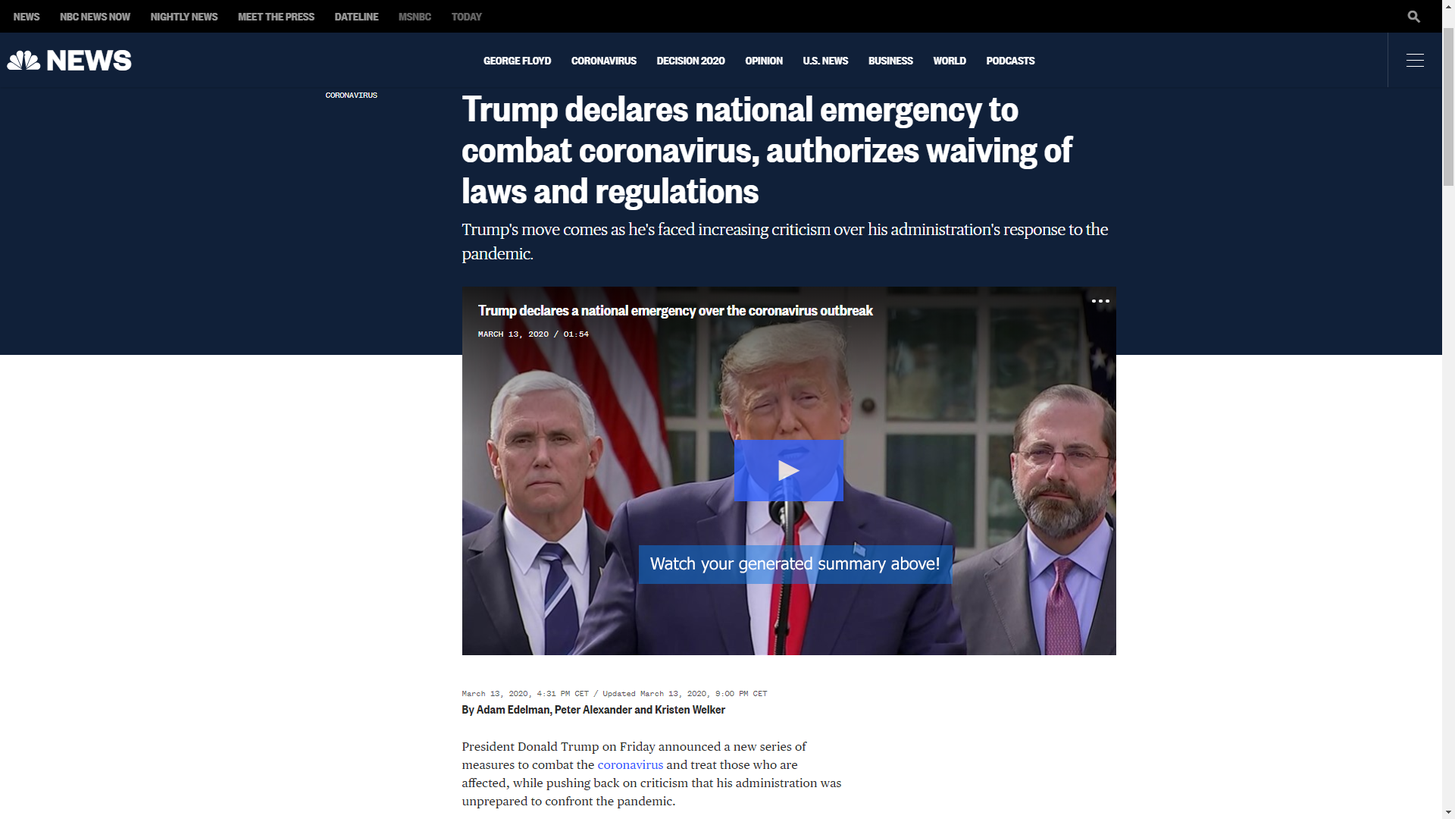
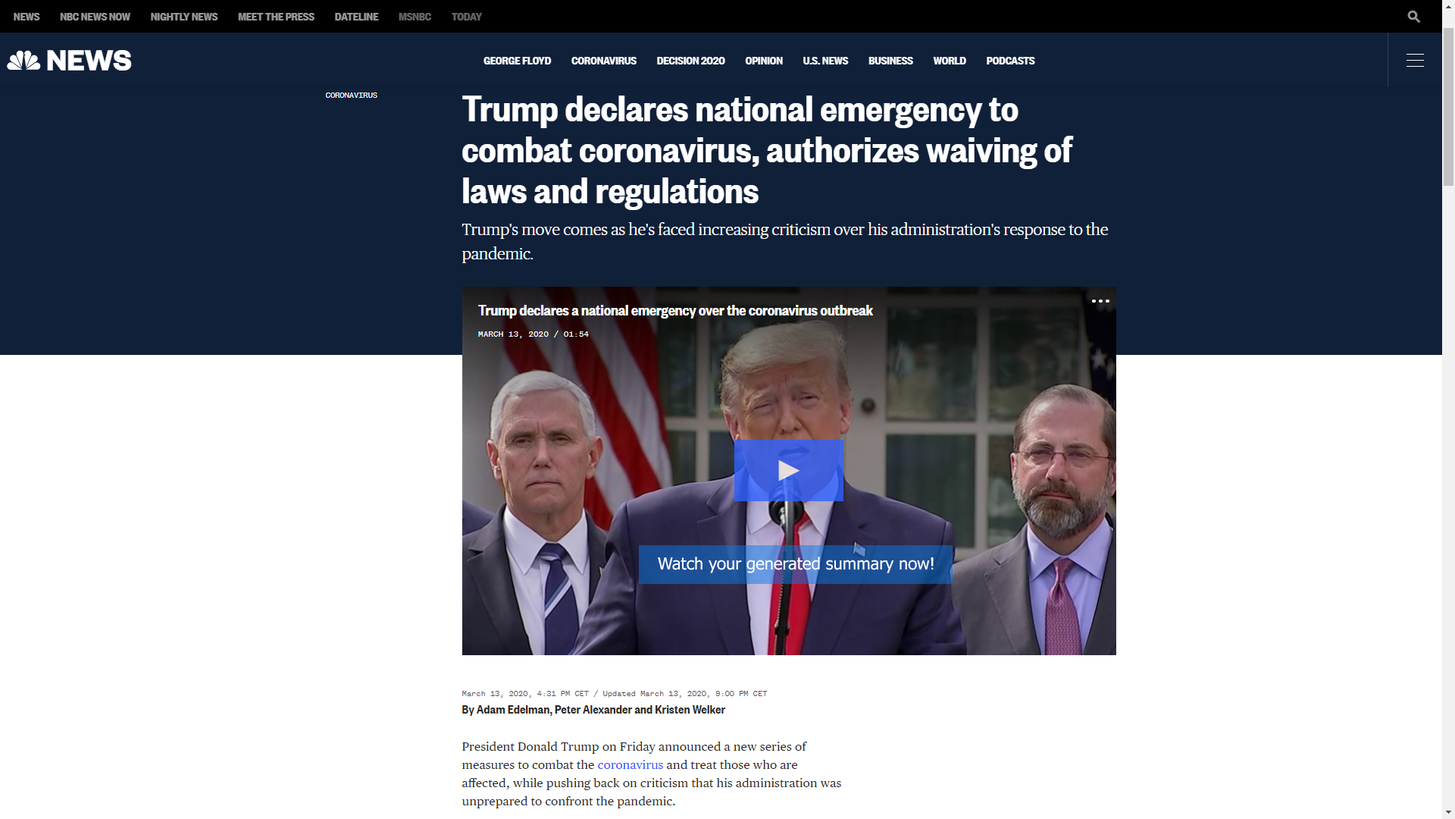
Two versions of the same layered image (1455px x 819px). Layer-by-layer changes:
renamed "Watch your generated summary above!" to "Watch your generated summary now!", painted on it over [650, 556, 940, 574]
